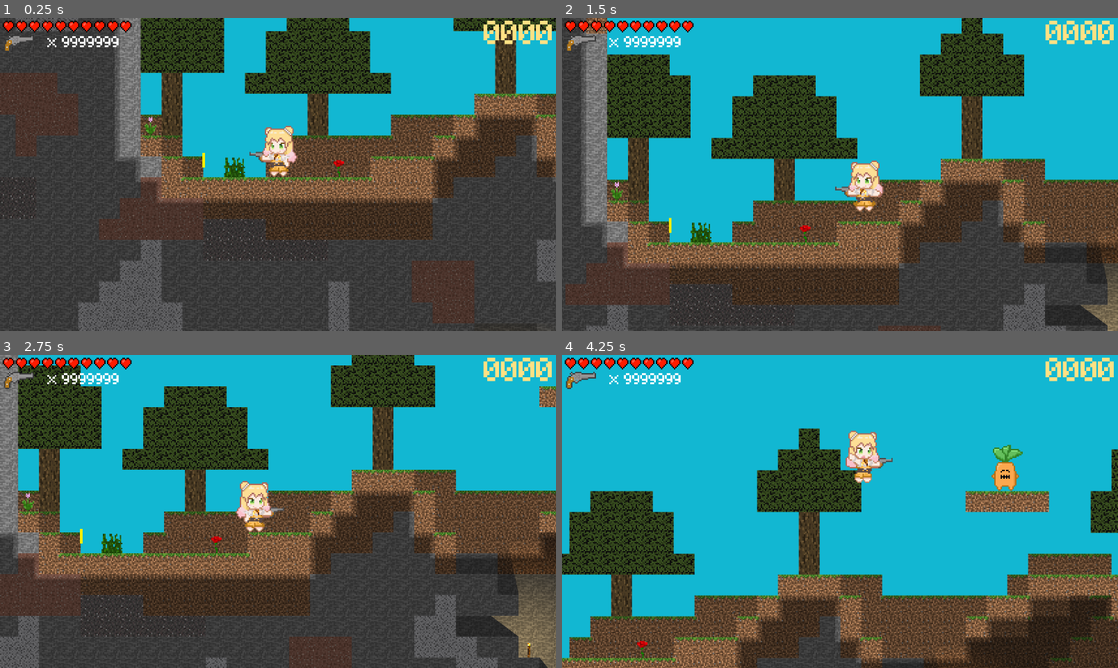
Above: before the commit, frames 1-4 (two rows, left to right).
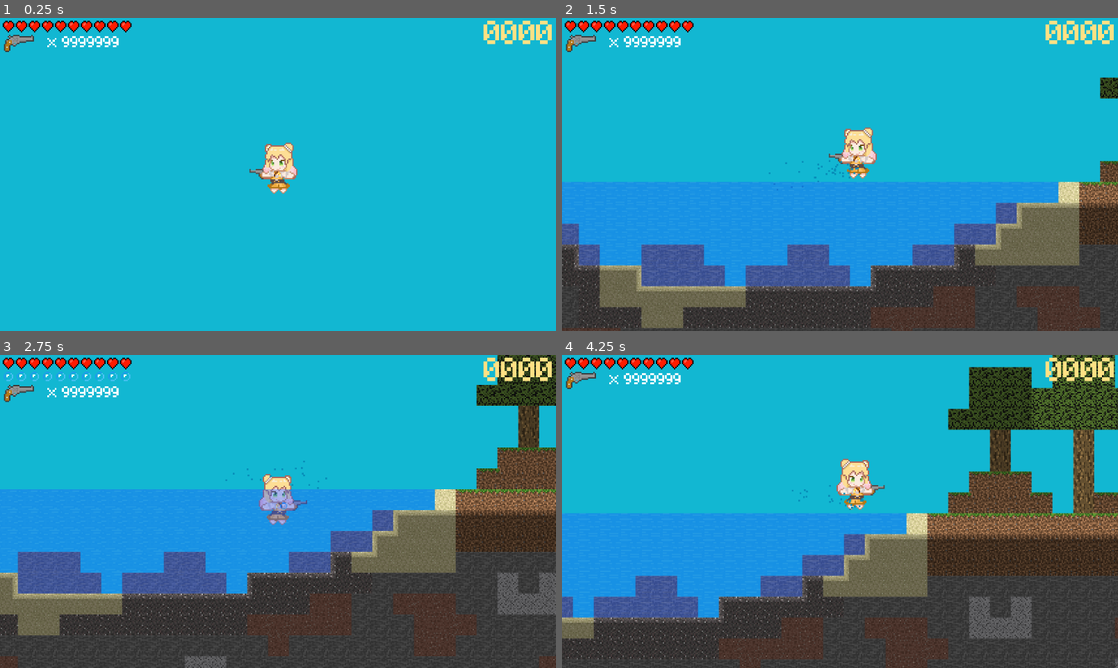
Above: after the commit, the same moments.

Repository: Taishoo/Nene_Shooting_Game
Game: Godot game, scene res://Scenes/Test_Scene.tscn
Two runs of this game, one before a commit and one after it. Both use one fixed random seed, a clock stepped at 60 frames per second and the inputs below.
Inputs (mouse positions are in pixels of both pictures, inside the frame that each line leads up to):
- Up to frame 1 (0.25 s): no input
- Up to frame 2 (1.5 s): move the mouse to (962, 158) at 0.52 s; hold Space (jump) 0.53-1.28 s; hold D (walk_right) from 0.53 s (still down); click (962, 158) at 0.6 s; move the mouse to (728, 190) at 1.27 s; tap Space (jump) at 1.35 s
- Up to frame 3 (2.75 s): tap Space (jump) at 1.52, 1.82, 2.3 s; click (166, 527) at 1.55 s; move the mouse to (333, 442) at 2.02 s; release D (walk_right) at 2.03 s; hold A (walk_left) from 2.03 s (still down); hold Shift (crouch) from 2.03 s (still down)
- Up to frame 4 (4.25 s): move the mouse to (812, 574) at 2.77 s; release A (walk_left) at 2.78 s; release Shift (crouch) at 2.78 s; hold D (walk_right) from 2.78 s (still down); click (812, 574) at 2.85 s; tap Space (jump) at 3.02, 3.32 s; move the mouse to (1006, 558) at 3.52 s; hold Space (jump) from 3.53 s (still down); click (1006, 558) at 3.6 s

The runs differ from the first frame. In frame 1, 83% of the frame differs, in the area x 0-100%, y 0-100%; in frame 2, 56%; in frame 3, 57%; in frame 4, 58%.
Error after the commit: Invalid set index 'burst' (on base: 'Node2D (Bubble_Emitter.gd)') with value of type 'bool'. (res://Scripts/Nene_Bullet.gd:34)

Commit message:
Code improvement

Diff:
--- a/Prefabs/Misc/Lava_Burn.gd
+++ b/Prefabs/Misc/Lava_Burn.gd
@@ -1,4 +1,6 @@
 extends Node2D
+
+const type:String = "BURN"
 
 export var damage: int = 1
 
@@ -7,13 +9,16 @@
 onready var timer = get_node("Timer")
 onready var animationPlayer = get_node("AnimatedSprite/AnimationPlayer")
 
-func _ready():
+func _ready() -> void:
 	animationPlayer.play("Burn")
+	parent.on_fire = true;
 
-
-func _on_DPS_timeout():
+func _on_DPS_timeout() -> void:
 	if parent.has_method("take_damage"):
 		parent.take_damage(damage)
 
-func _on_Timer_timeout():
+func _on_Timer_timeout() -> void:
 	self.queue_free()
+
+func _on_Lava_Burn_tree_exiting() -> void:
+	parent.on_fire = false
--- a/Prefabs/Misc/Lava_Burn.tscn
+++ b/Prefabs/Misc/Lava_Burn.tscn
@@ -48,5 +48,6 @@
 
 [node name="AnimationPlayer" type="AnimationPlayer" parent="AnimatedSprite"]
 anims/Burn = SubResource( 2 )
+[connection signal="tree_exiting" from="." to="." method="_on_Lava_Burn_tree_exiting"]
 [connection signal="timeout" from="DPS" to="." method="_on_DPS_timeout"]
 [connection signal="timeout" from="Timer" to="." method="_on_Timer_timeout"]
--- a/Prefabs/Misc/Lava_Physics.tscn
+++ b/Prefabs/Misc/Lava_Physics.tscn
@@ -14,4 +14,3 @@
 [connection signal="area_exited" from="." to="." method="_on_Lava_Physics_area_exited"]
 [connection signal="body_entered" from="." to="." method="_on_Lava_Physics_body_entered"]
 [connection signal="body_exited" from="." to="." method="_on_Lava_Physics_body_exited"]
-[connection signal="timeout" from="Timer" to="." method="_on_Timer_timeout"]
--- /dev/null
+++ b/Prefabs/Misc/Water_Physics.tscn
@@ -0,0 +1,14 @@
+[gd_scene load_steps=2 format=2]
+
+[ext_resource path="res://Scripts/Water_Physics.gd" type="Script" id=1]
+
+[node name="Water_Physics" type="Area2D"]
+visible = false
+script = ExtResource( 1 )
+
+[node name="CollisionPolygon2D" type="CollisionPolygon2D" parent="."]
+polygon = PoolVector2Array( 592.631, 160.82, 991.379, 160.311, 991.659, 175.867, 960.125, 175.727, 959.845, 191.984, 943.728, 191.844, 943.728, 207.821, 912.334, 207.681, 911.668, 224.079, 847.766, 223.658, 847.889, 240.097, 672.5, 240, 671.833, 223.833, 624, 223.667, 624, 207.833, 608.5, 208, 608.167, 191.833, 592.535, 191.788 )
+[connection signal="area_entered" from="." to="." method="_on_Water_Physics_area_entered"]
+[connection signal="area_exited" from="." to="." method="_on_Water_Physics_area_exited"]
+[connection signal="body_entered" from="." to="." method="_on_Water_Physics_body_entered"]
+[connection signal="body_exited" from="." to="." method="_on_Water_Physics_body_exited"]
--- a/Prefabs/Mobs/Creeper.tscn
+++ b/Prefabs/Mobs/Creeper.tscn
@@ -215,7 +215,6 @@
 [node name="AnimatedSprite" type="AnimatedSprite" parent="."]
 material = SubResource( 1 )
 position = Vector2( 0, -20 )
-scale = Vector2( 1.2, 1.2 )
 frames = SubResource( 2 )
 animation = "Walk"
 script = ExtResource( 8 )
--- a/Scenes/Test_Scene.tscn
+++ b/Scenes/Test_Scene.tscn
@@ -10,7 +10,7 @@
 [ext_resource path="res://Prefabs/Environment/Sand_Tile.tscn" type="PackedScene" id=8]
 [ext_resource path="res://Prefabs/Environment/Gravel_Tile.tscn" type="PackedScene" id=9]
 [ext_resource path="res://Prefabs/Environment/Water_Tile.tscn" type="PackedScene" id=10]
-[ext_resource path="res://Scripts/Water_Physics.gd" type="Script" id=11]
+[ext_resource path="res://Prefabs/Misc/Water_Physics.tscn" type="PackedScene" id=11]
 [ext_resource path="res://Prefabs/Environment/Shadow_Tile.tscn" type="PackedScene" id=12]
 [ext_resource path="res://Prefabs/Environment/Wood_Oak_Tile_Bg.tscn" type="PackedScene" id=13]
 [ext_resource path="res://Prefabs/Environment/Leaf_Oak_Tile_Bg.tscn" type="PackedScene" id=14]
@@ -63,12 +63,7 @@
 z_index = 1
 tile_data = PoolIntArray( 655397, 1, 0, 655398, 1, 0, 655399, 1, 0, 655400, 1, 0, 655401, 1, 0, 655402, 1, 0, 655403, 1 …(1279 unchanged characters)…
 
-[node name="Water_Physics" type="Area2D" parent="World/Map/Water_Tile"]
-visible = false
-script = ExtResource( 11 )
-
-[node name="CollisionPolygon2D" type="CollisionPolygon2D" parent="World/Map/Water_Tile/Water_Physics"]
-polygon = PoolVector2Array( 592.631, 160.82, 991.379, 160.311, 991.659, 175.867, 960.125, 175.727, 959.845, 191.984, 943.728, 191.844, 943.728, 207.821, 912.334, 207.681, 911.668, 224.079, 847.766, 223.658, 847.889, 240.097, 672.5, 240, 671.833, 223.833, 624, 223.667, 624, 207.833, 608.5, 208, 608.167, 191.833, 592.535, 191.788 )
+[node name="Water_Physics" parent="World/Map/Water_Tile" instance=ExtResource( 11 )]
 
 [node name="Shadow_Tile" parent="World/Map" instance=ExtResource( 12 )]
 tile_data = PoolIntArray( -589837, 0, 0, -589836, 0, 1, -589835, 0, 1, -589834, 0, 1, -589833, 0, 1, -589832, 0, 2, -52 …(38533 unchanged characters)…
@@ -219,7 +214,7 @@
 position = Vector2( 1200, -48 )
 
 [node name="Nene" parent="World" instance=ExtResource( 1 )]
-position = Vector2( 219.552, 381.066 )
+position = Vector2( 2312.83, -263.974 )
 
 [node name="Player_Camera" type="Camera2D" parent="World/Nene"]
 current = true
@@ -267,9 +262,5 @@
 }
 
 [node name="CanvasLayer" parent="." instance=ExtResource( 27 )]
-[connection signal="area_entered" from="World/Map/Water_Tile/Water_Physics" to="World/Map/Water_Tile/Water_Physics" method="_on_Water_Physics_area_entered"]
-[connection signal="area_exited" from="World/Map/Water_Tile/Water_Physics" to="World/Map/Water_Tile/Water_Physics" method="_on_Water_Physics_area_exited"]
-[connection signal="body_entered" from="World/Map/Water_Tile/Water_Physics" to="World/Map/Water_Tile/Water_Physics" method="_on_Water_Physics_body_entered"]
-[connection signal="body_exited" from="World/Map/Water_Tile/Water_Physics" to="World/Map/Water_Tile/Water_Physics" method="_on_Water_Physics_body_exited"]
 
 [editable path="World/Map/Lava_Tile/Lava_Physics"]
--- a/Scripts/CanvasLayer.gd
+++ b/Scripts/CanvasLayer.gd
@@ -1,14 +1,10 @@
 extends CanvasLayer
 
 onready var health = get_node("Health/AnimationPlayer")
-onready var points = get_node("Points")
+onready var points = get_node("Points")# Replace with function body.
 
-func _ready():
-	pass # Replace with function body.
-
-func _physics_process(delta):
+func _physics_process(_delta) -> void:
 	points.text = str(PlayerStats.points).pad_zeros(4)
 
-
-func animate_health():
+func animate_health() -> void:
 	health.play("Blink")
--- a/Scripts/Global.gd
+++ b/Scripts/Global.gd
@@ -1,10 +1,10 @@
 extends Node
 
-const GRAVITY = 30
+const GRAVITY:float = 30.00
 
-var CAN_MOVE = true
-var CAN_PAUSE = true
-var CAN_JUMP = true
+var CAN_MOVE:bool = true
+var CAN_PAUSE:bool = true
+var CAN_JUMP:bool = true
 
 
-var points_on_hold = 0
+var points_on_hold:int = 0
--- a/Scripts/Misc/Bubble.gd
+++ b/Scripts/Misc/Bubble.gd
@@ -16,7 +16,7 @@
 func _ready():
 	set_size()
 
-func _physics_process(delta):
+func _physics_process(_delta):
 	special_checkers()
 	match state:
 		FLOAT:
--- a/Scripts/Misc/Bubble_Emitter.gd
+++ b/Scripts/Misc/Bubble_Emitter.gd
@@ -3,7 +3,7 @@
 
 export var frequency:int = 1
 export var area_size:Vector2 = Vector2(10,10)
-export var burst:bool = false
+export var bursted:bool = false
 export var emitting:bool = true
 
 const particle = preload("res://Prefabs/Misc/Bubble.tscn")
@@ -11,12 +11,12 @@
 onready var timer = get_node("Timer")
 
 func _ready():
-	if emitting and burst:
+	if emitting and bursted:
 		burst()
 
 
-func _physics_process(delta):
-	if emitting and not burst:
+func _physics_process(_delta):
+	if emitting and not bursted:
 		emit()
 
 #==============special functions============
--- a/Scripts/Misc/Lava_Physics.gd
+++ b/Scripts/Misc/Lava_Physics.gd
@@ -9,7 +9,7 @@
 
 onready var timer = get_node("Timer")
 
-func _physics_process(delta):
+func _physics_process(_delta) -> void:
 	check_swimming()
 
 #===============sensor functions======================
--- a/Scripts/Mob.gd
+++ b/Scripts/Mob.gd
@@ -1,21 +1,30 @@
 extends KinematicBody2D
+
+var on_water:bool = false
+var underwater:bool = false
+var on_lava:bool = false
+var on_fire:bool = false
+
+var velocity:Vector2 = Vector2(0,0)
+var mouse_position:Vector2 = Vector2(0,0)
+var just_jumped:bool = false
 
 const collision_ignore = ["PLAYER", "ENEMY"]
 
-func calculate_chase_vector(current_position,target_position, walk_speed):
+func calculate_chase_vector(current_position,target_position, walk_speed) -> float:
 	var margin = 10
 	if current_position.x > target_position.x + margin:
 		return -walk_speed
 	elif current_position.x < target_position.x - margin:
 		return walk_speed
 	else:
-		return 0
+		return 0.0
 
-func calculate_vertical_vector(current_position,target_position, walk_speed):
+func calculate_vertical_vector(current_position,target_position, walk_speed) -> float:
 	var margin = 0
 	if current_position.y > target_position.y + margin:
 		return -walk_speed
 	elif current_position.y < target_position.y - margin:
 		return walk_speed
 	else:
-		return 0
+		return 0.0
--- a/Scripts/Mobs/Creeper.gd
+++ b/Scripts/Mobs/Creeper.gd
@@ -1,6 +1,6 @@
 extends "res://Scripts/Mob.gd"
 
-const type = "ENEMY"
+const type:String = "ENEMY"
 
 export var patrol_area:Vector2 = Vector2(200,200)
 export var points:int = 2
@@ -13,10 +13,6 @@
 var health = 10
 var max_health = health
 
-var on_water:bool = false
-var underwater:bool = false
-var on_lava:bool = false
-var velocity:Vector2 = Vector2(0,0)
 var patrol_start_pos
 
 var just_patrolled = false
@@ -89,7 +85,7 @@
 
 	apply_velocity(delta)
 
-func chase(delta):
+func chase(delta) -> void:
 	animationPlayer.play("Walk" if velocity.x != 0 else "Idle")
 	var player = get_tree().get_current_scene().get_node_or_null("World/Nene")
 	var chase_direction = calculate_chase_vector(self.get_position(), player.get_position(), walk_speed)
@@ -103,7 +99,7 @@
 	set_flip(chase_direction)
 	apply_velocity(delta)
 
-func faint():
+func faint() -> void:
 	particles.visible = true
 	particles.emitting = true
 	get_node("CollisionShape2D").disabled = true
@@ -132,9 +128,9 @@
 	if health <= 0:
 		state = FAINT
 
-func take_damage(damage):
+func take_damage(dmg):
 	animatedSprite.set_modulate(Color(255,0,0,1))
-	health -= damage
+	health -= dmg
 	state = CHASE
 
 	yield(get_tree().create_timer(0.1), "timeout")
--- a/Scripts/Mobs/Nekko.gd
+++ b/Scripts/Mobs/Nekko.gd
@@ -1,18 +1,13 @@
 extends "res://Scripts/Mob.gd"
 
-const type = "ENEMY"
+const type:String = "ENEMY"
 
 export var points:int = 2
 
-var velocity = Vector2(0,0)
 var state = IDLE
 
-var on_water = false
-var underwater = false
-var on_lava:bool = false
-
-var health = 5
-var max_health = health
+var health:int = 5
+var max_health:int = health
 
 onready var animationPlayer = get_node("AnimatedSprite/AnimationPlayer")
 onready var animatedSprite = get_node("AnimatedSprite")
--- a/Scripts/Nene.gd
+++ b/Scripts/Nene.gd
@@ -1,20 +1,10 @@
 extends "res://Scripts/Mob.gd"
 
-const type = "PLAYER"
-var walk_speed = 300
-const JUMP_FORCE = -900
+const type:String = "PLAYER"
+var walk_speed:float = 300
+const JUMP_FORCE:int = -900
 var state = START
-var can_fire = true
-
-var on_water:bool = false
-var underwater:bool = false
-var on_lava:bool = false
-
-var velocity:Vector2 = Vector2(0,0)
-
-
-var just_jumped = false
-var mouse_position = Vector2(0,0)
+var can_fire:bool = true
 
 onready var animationPlayer = get_node("AnimatedSprite/AnimationPlayer")
 onready var animatedSprite = get_node("AnimatedSprite")
@@ -27,14 +17,15 @@
 	WALK,
 	FAINT,
 	JUMP,
+	JUMPCUT,
 	FALL,
 	START,
 }
 
-func _ready():
+func _ready() -> void:
 	pass # Replace with function body.
 
-func _physics_process(delta):
+func _physics_process(delta) -> void:
 	special_checkers()
 	movement(delta)
 
@@ -45,6 +36,8 @@
 			walk()
 		JUMP:
 			jump()
+		JUMPCUT:
+			jump_cut()
 		FAINT:
 			faint()
 		FALL:
@@ -54,31 +47,35 @@
 
 #================State functions=================
 
-func start():
+func start() -> void:
 	animationPlayer.play("Start")
 
-func idle():
+func idle() -> void:
 	if not just_jumped:
 		animationPlayer.play("Idle" if is_on_floor() else "Fall")
 
-func walk():
+func walk() -> void:
 	if not just_jumped:
 		animationPlayer.play("Walk" if is_on_floor() else "Fall")
 
-func jump():
+func jump() -> void:
 	self.velocity.y = JUMP_FORCE
 	just_jumped = true
 	animationPlayer.play("Jump")
 
-func faint():
+func jump_cut() -> void:
+	if velocity.y < -500:
+		velocity.y = -500
+
+func faint() -> void:
 	animationPlayer.play("Faint")
 
-func fall():
+func fall() -> void:
 	animationPlayer.play("Fall")
 
 #===================Special functions============
 
-func special_checkers():
+func special_checkers() -> void:
 	#flip sprite for aiming
 	if self.get_position().x > get_global_mouse_position().x:
 		animatedSprite.set_flip_h(true)
@@ -87,7 +84,7 @@
 
 	bubbles.emitting = true if underwater and not on_lava else false
 
-func movement(delta):
+func movement(delta: float) -> void:
 	var gravity = Global.GRAVITY if not on_water else Global.GRAVITY * 0.05
 	var move_speed = walk_speed if not on_water else walk_speed * 0.5
 
@@ -97,6 +94,10 @@
 	# regular jump
 	if Input.is_action_pressed("jump") and is_on_floor() and not on_water:
 		state = JUMP
+
+	# stop jumping
+	elif Input.is_action_just_released("jump") and not on_water:
+		state = JUMPCUT
 
 	# jump on water (swim)
 	elif Input.is_action_pressed("jump") and on_water:
@@ -124,7 +125,7 @@
 
 	velocity = move_and_slide(velocity * delta * 60, Vector2.UP)
 
-func shoot():
+func shoot() -> void:
 	if PlayerStats.WEAPON.name == "Handgun":
 		var bullet = preload("res://Prefabs/Nene_Bullet.tscn")
 		var projectile = bullet.instance()
@@ -141,24 +142,24 @@
 		coolDown.start(PlayerStats.WEAPON.cooldown)
 		can_fire = false
 
-func take_damage(damage):
+func take_damage(damage: int) -> void:
 	PlayerStats.health -= damage
 
 	if not ui == null:
 		ui.animate_health()
 
-func setAngleVector(targetPosition):
+func setAngleVector(targetPosition:Vector2) -> Vector2:
 	var angle = get_angle_to(targetPosition)
 	return Vector2(cos(angle), sin(angle))
 
 #=================Sensor / Event Functions=================
 
-func start_animation_finished():
+func start_animation_finished() -> void:
 	state = IDLE
 
-func jump_animation_finished():
+func jump_animation_finished() -> void:
 	just_jumped = false
 
-func _on_Cooldown_timeout():
+func _on_Cooldown_timeout() -> void:
 	coolDown.stop()
 	can_fire= true
--- a/Scripts/Nene_Bullet.gd
+++ b/Scripts/Nene_Bullet.gd
@@ -45,7 +45,7 @@
 
 #================state functions=============
 
-func travel(delta):
+func travel(_delta):
 	animationPlayer.play("Fire")
 	velocity = location * speed
 	velocity = move_and_slide(velocity)
--- a/Scripts/Objects/Tnt.gd
+++ b/Scripts/Objects/Tnt.gd
@@ -11,7 +11,6 @@
 
 const bomb = preload("res://Prefabs/Misc/Explosion.tscn")
 onready var animationPlayer = get_node("AnimationPlayer")
-var velocity:Vector2 = Vector2(0,0)
 onready var sprite = get_node("Sprite")
 
 func _physics_process(delta):
--- a/Scripts/Objects/Wood.gd
+++ b/Scripts/Objects/Wood.gd
@@ -11,7 +11,7 @@
 func _ready():
 	pass
 
-func _physics_process(delta):
+func _physics_process(_delta):
 	special_checker()
 
 #============special functions==============
@@ -39,7 +39,7 @@
 
 #========sensor/event functions=============
 
-func _on_Hurtbox_area_entered(area):
+func _on_Hurtbox_area_entered(_area):
 	# var body = area.get_parent()
 
 	# if "type" in body:
--- a/Scripts/Water_Physics.gd
+++ b/Scripts/Water_Physics.gd
@@ -4,8 +4,9 @@
 const type = "WATER"
 const water_splash = preload("res://Prefabs/Misc/Water_Splash.tscn")
 
-func _on_Water_Physics_body_entered(body):
+func _on_Water_Physics_body_entered(body) -> void:
 	if "type" in body:
+		remove_fire(body)
 		match body.type:
 			"PLAYER":
 				spawn_splash(body.get_position())
@@ -14,7 +15,7 @@
 				spawn_splash(body.get_position())
 				mob_physics_entered(body)
 
-func _on_Water_Physics_body_exited(body):
+func _on_Water_Physics_body_exited(body) -> void:
 	if "type" in body:
 		match body.type:
 			"PLAYER":
@@ -23,7 +24,7 @@
 				mob_physics_exited(body)
 
 
-func _on_Water_Physics_area_entered(area):
+func _on_Water_Physics_area_entered(area: Area2D):
 	var body = area.get_parent()
 
 	if area.get_name() == "Head":
@@ -44,17 +45,21 @@
 
 #===================process functions=======================
 
-func mob_physics_entered(mob):
+func mob_physics_entered(mob) -> void:
 	mob.on_water = true
 	mob.velocity = Vector2(0,0)
 
-func mob_physics_exited(mob):
+func mob_physics_exited(mob) -> void:
 	mob.on_water = false
+
+func remove_fire(mob) -> void:
+	if mob.on_fire:
+		mob.get_node_or_null("Lava_Burn").queue_free()
 
 
 #=========================special functions==============
 
-func spawn_splash(position):
+func spawn_splash(position: Vector2) -> void:
 	var splash = water_splash.instance()
 	splash.position = position
 	get_tree().get_current_scene().get_node("World").add_child(splash)
